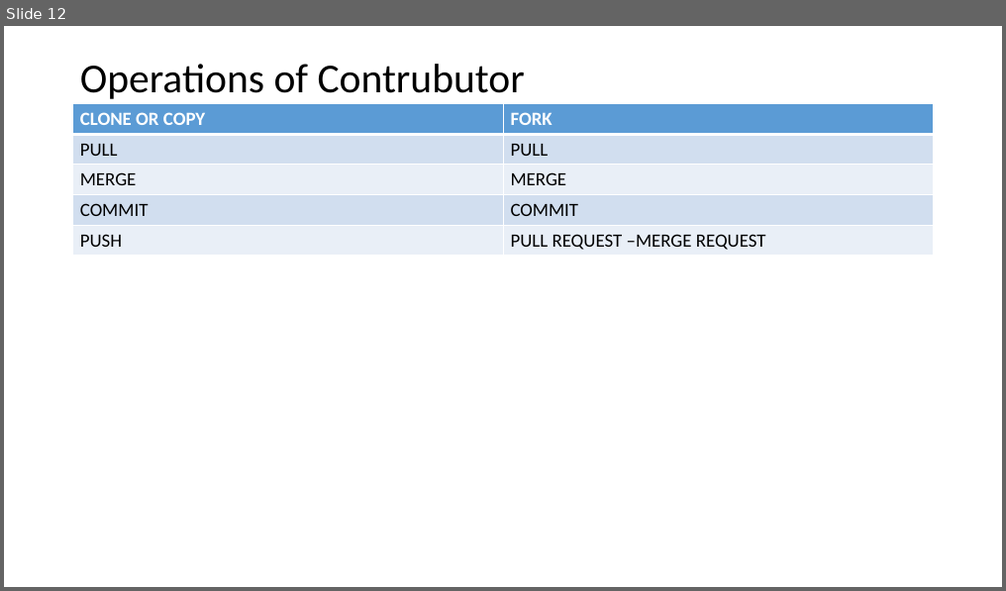
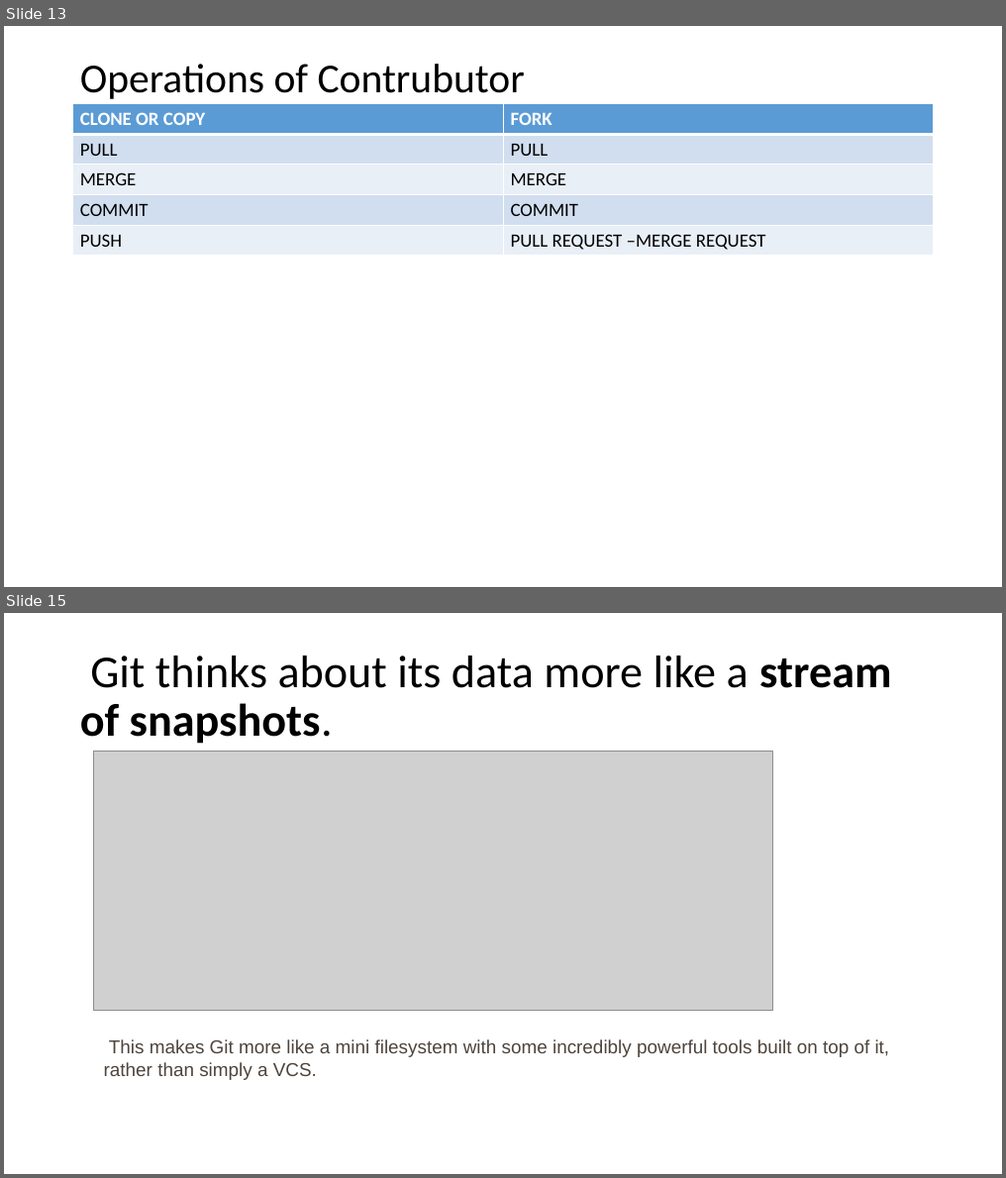
Before and after one commit to mhgulen/Dosyalar, a slide deck: Version Control Protocols.pptx. Shown one above the other, each under a label of ours: slide 12 before the commit, slides 13 and 15 after it; the slides between them are not shown. The pictures are 1006x591 and 1006x1178 pixels, drawn with LibreOffice and Linux fonts; fonts in the diff are those of the drawing; grey boxes stand for pictures. Boxes give left, top, right and bottom in pixels: in the first picture for what was removed or moved away, otherwise in the second. Text is boxed around its words. In the diff, an @@ line names an element or a change of style, - is before the commit and + after.

```diff
--- a/Version Control Protocols.pptx
+++ b/Version Control Protocols.pptx
@@ slide 15 added at <box>4,613,1002,1174</box>, background #FFFFFF @@
@@ title added at <box>80,656,891,744</box>, 44 pt, text #000000 @@
+Git thinks about its data more like a stream of snapshots.
@@ picture added at <box>94,752,773,1011</box> @@
@@ text added at <box>104,1040,890,1080</box>, 18 pt, text #4E443C @@
+This makes Git more like a mini filesystem with some incredibly powerful tools built on top of it, rather than simply a VCS.
@@ what was slide 12 is now slide 13 @@
```
Also in this commit, not shown: 3 slides changed, 10 other slides added, 2 other files.
